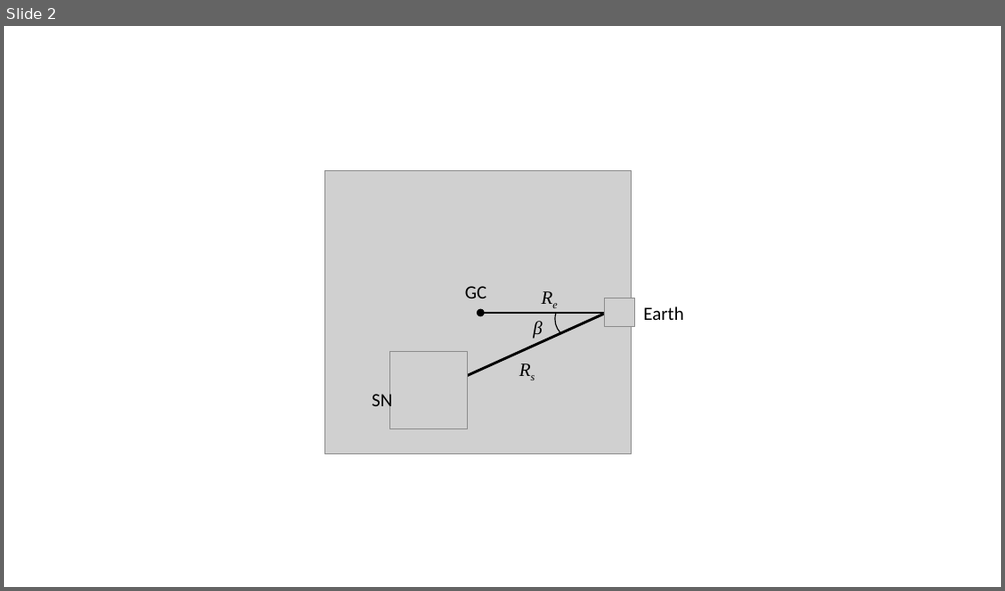
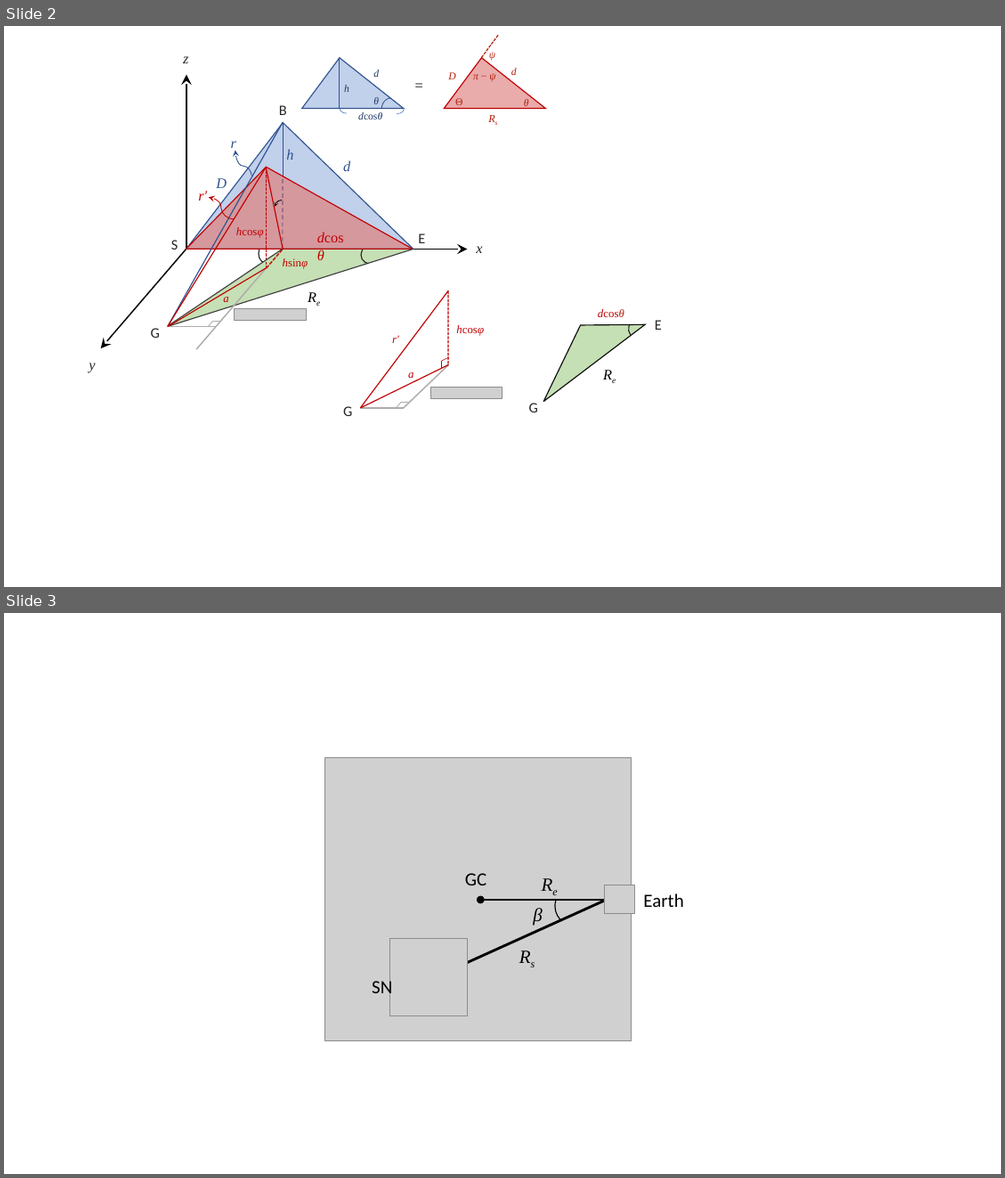
Before and after one commit to yenhsunlin/SNnuBDM2, a slide deck: doc/scheme.pptx. Shown one above the other, each under a label of ours: slide 2 before the commit, slides 2 and 3 after it. The pictures are 1005x591 and 1005x1178 pixels, drawn with LibreOffice and Linux fonts; fonts in the diff are those of the drawing; grey boxes stand for pictures; background and template pictures are left out. Boxes give left, top, right and bottom in pixels: in the first picture for what was removed or moved away, otherwise in the second. Text is boxed around its words. In the diff, an @@ line names an element or a change of style, - is before the commit and + after.

```diff
--- a/doc/scheme.pptx
+++ b/doc/scheme.pptx
@@ slide 2 added at box(4, 26, 1001, 587), background #FFFFFF @@
@@ group added at box(89, 35, 545, 373): 29 texts, 16 lines, 6 arc (boxed as its full ellipse)s, 4 triangles, 3 arrows, 2 curved arrows, 1 picture @@
+d
+D
+h
+S
+E
+r
+r′
+y
+x
+z
+hcosφ
+G
+hsinφ
+dcosθ
+Re
+a
+B
+=
+h
+d
+θ
+dcosθ
+θ
+Θ
+ψ
+π − ψ
+d
+D
+Rs
@@ freeform shape added at box(170, 248, 413, 326), fill #C5E0B4 @@
@@ group added at box(520, 294, 662, 412): 4 texts, 2 arc (boxed as its full ellipse)s, 1 triangle @@
+Re
+dcosθ
+G
+E
@@ group added at box(343, 290, 502, 416): 9 lines, 4 texts, 1 picture @@
+r′
+hcosφ
+a
+G
@@ what was slide 2 is now slide 3 @@
```
Also in this commit, not shown: 1 slide changed, 13 other files.
